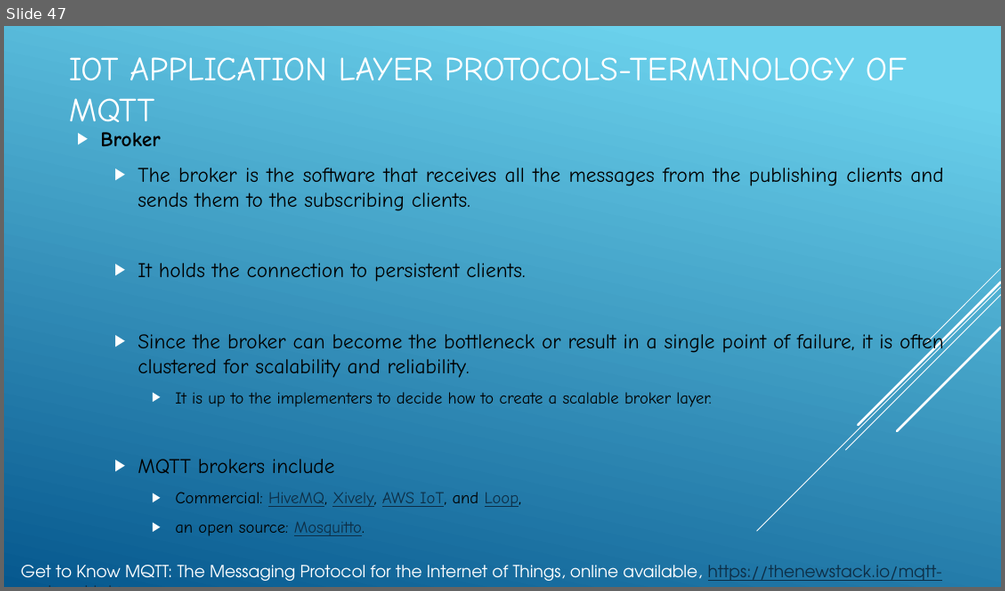
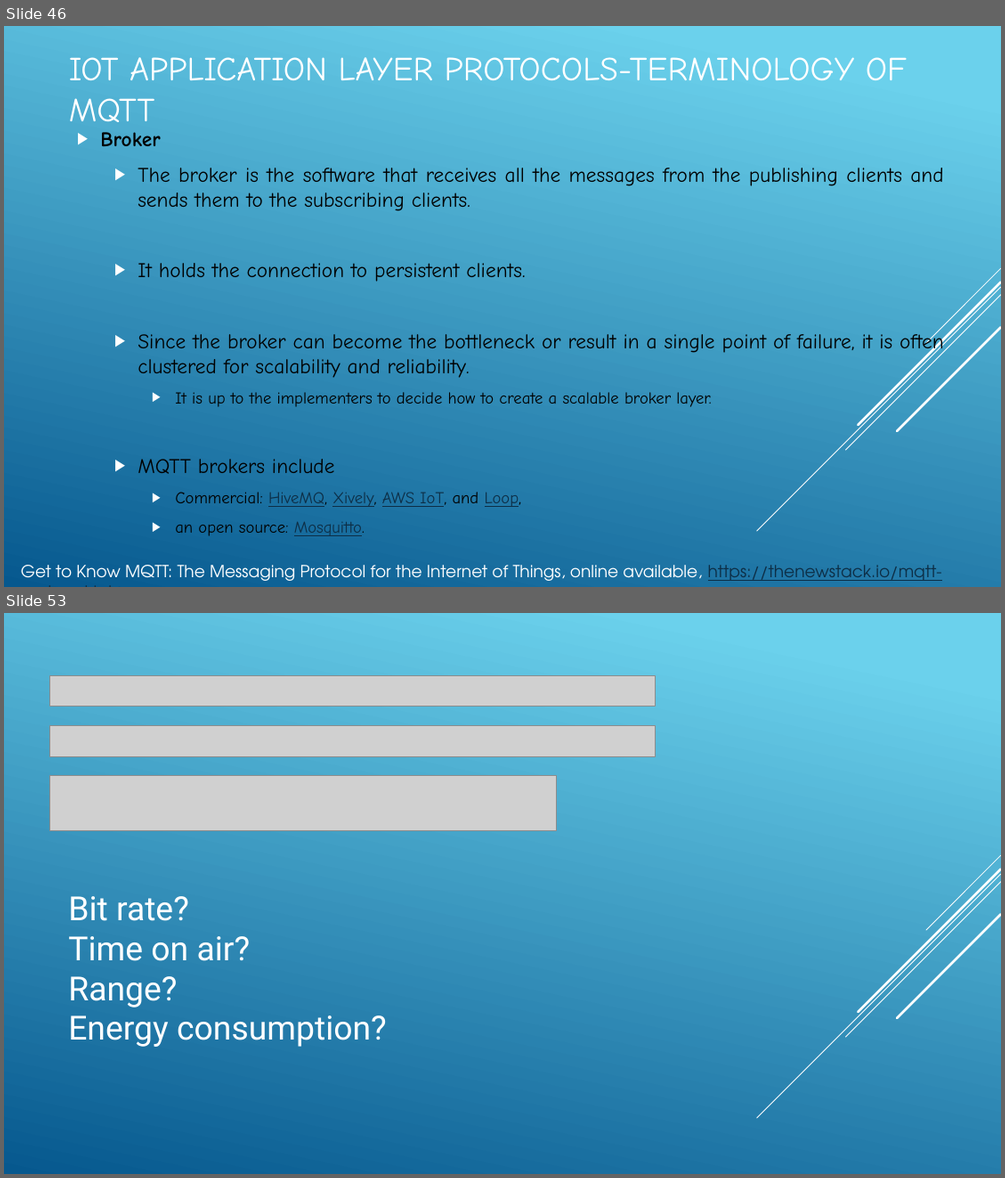
Before and after one commit to JaberBabaki/Advance-Computer-Network-Fall-2020, a slide deck: present/Lecture-3_IoT Application Protocols - Copy.pptx. Shown one above the other, each under a label of ours: slide 47 before the commit, slides 46 and 53 after it; the slides between them are not shown. The pictures are 1005x591 and 1005x1178 pixels, drawn with LibreOffice and Linux fonts; fonts in the diff are those of the drawing; grey boxes stand for pictures. Boxes give left, top, right and bottom in pixels: in the first picture for what was removed or moved away, otherwise in the second. Text is boxed around its words. In the diff, an @@ line names an element or a change of style, - is before the commit and + after.

```diff
--- a/present/Lecture-3_IoT Application Protocols - Copy.pptx
+++ b/present/Lecture-3_IoT Application Protocols - Copy.pptx
@@ slide 53 added at bbox=[4, 613, 1001, 1174], background gradient #6ED2EB to #06588E; not listed: 5 template elements that a slide beside it also shows @@
@@ picture added at bbox=[49, 676, 655, 706] @@
@@ picture added at bbox=[49, 725, 655, 756] @@
@@ picture added at bbox=[49, 776, 556, 831] @@
@@ text added at bbox=[68, 896, 387, 1046], 32 pt, text #FFFFFF @@
+Bit rate?
+Time on air?
+Range?
+Energy consumption?
@@ what was slide 47 is now slide 46 @@
```
Also in this commit, not shown: 42 slides changed, 5 other slides added, 1 slide removed, 8 other files.
